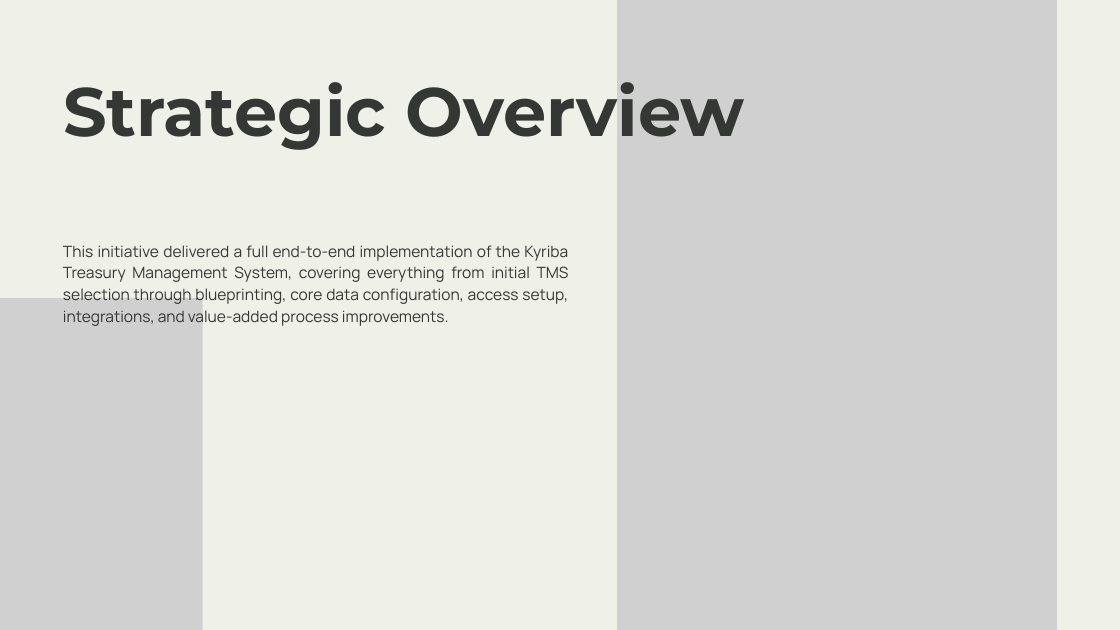
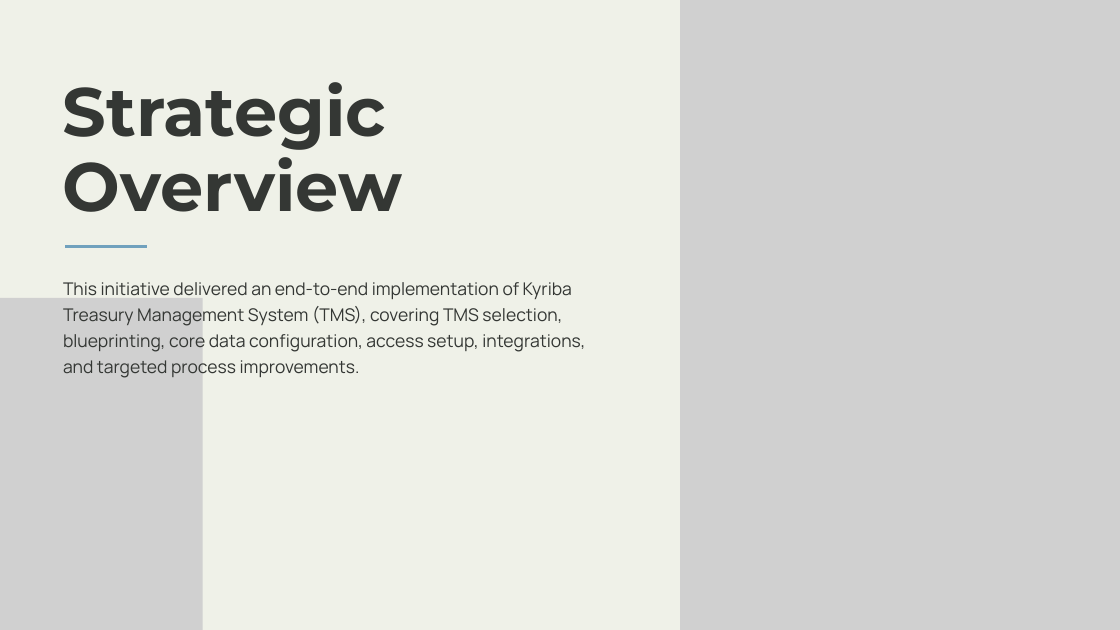
Before and after one commit to sgarciapuga/Work_Portfolio, a slide deck: slide 2 of docs/kyriba-transformation/presentation/kyriba-transformation.pptx. Drawn at 1120x630 pixels with LibreOffice and Linux fonts; fonts in the diff are those of the drawing; grey boxes stand for pictures. Boxes give left, top, right and bottom in pixels: in the first picture for what was removed or moved away, otherwise in the second. Text is boxed around its words. In the diff, an @@ line names an element or a change of style, - is before the commit and + after.

Commit message:
Added Case 2 to Kyriba Transformation

```diff
--- a/docs/kyriba-transformation/presentation/kyriba-transformation.pptx
+++ b/docs/kyriba-transformation/presentation/kyriba-transformation.pptx
@@ picture: place and size @@
-picture at <box>617,0,1057,630</box>
+picture at <box>680,0,1120,630</box>
@@ text "Strategic Overview" rewrapped from <box>63,82,745,150</box> to <box>63,82,402,212</box> @@
@@ freeform shape added at <box>66,245,147,249</box>, fill #70A1BD @@
@@ text at <box>63,282,585,378</box>: text changed; size 20 to 22.5 pt @@
-This initiative delivered a full end‑to‑end implementation of the Kyriba Treasury Management System, covering everything from initial TMS selection through blueprinting, core data configuration, access setup, integrations, and value‑added process improvements.
+This initiative delivered an end-to-end implementation of Kyriba Treasury Management System (TMS), covering TMS selection, blueprinting, core data configuration, access setup, integrations, and targeted process improvements.
```
Also in this commit, not shown: 18 other slides changed, 19 other files.
